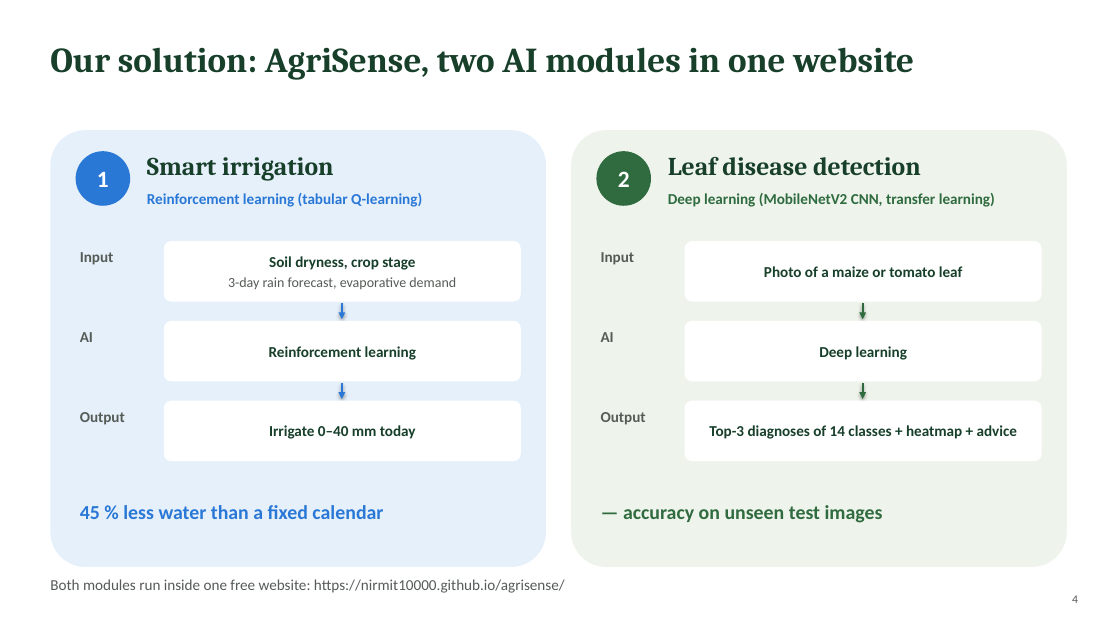
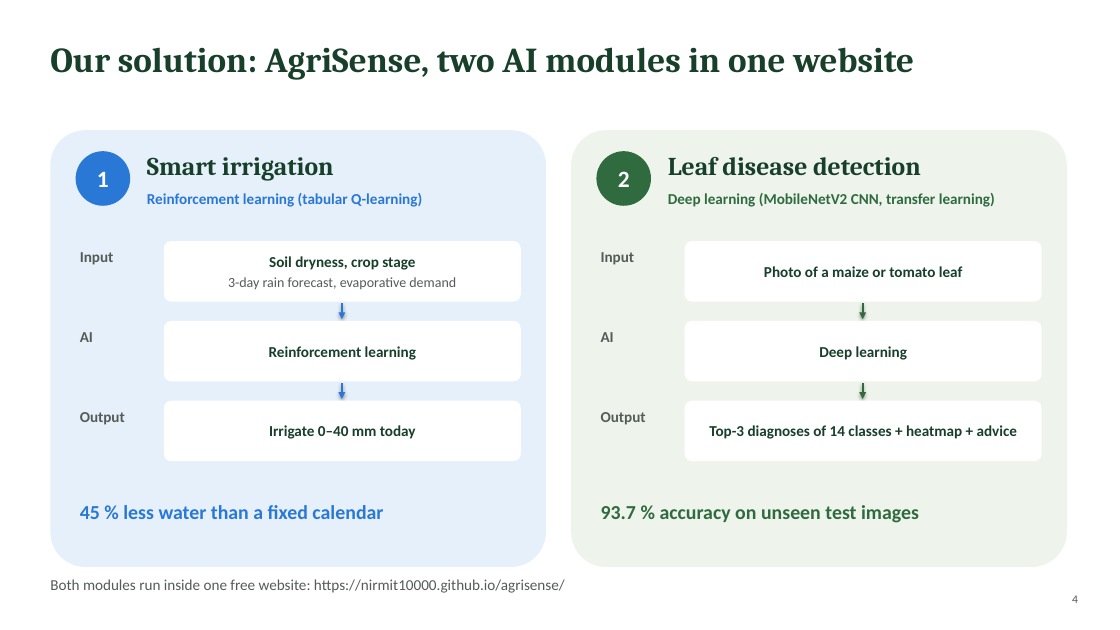
Before and after one commit to nirmit10000/agrisense, a slide deck: slide 4 of docs/AgriSense_Presentation.pptx. Drawn at 1120x630 pixels with LibreOffice and Linux fonts; fonts in the diff are those of the drawing. Boxes give left, top, right and bottom in pixels: in the first picture for what was removed or moved away, otherwise in the second. Text is boxed around its words. In the diff, an @@ line names an element or a change of style, - is before the commit and + after.

```diff
--- a/docs/AgriSense_Presentation.pptx
+++ b/docs/AgriSense_Presentation.pptx
@@ text at (601,505,919,523): text changed @@
-— accuracy on unseen test images
+93.7 % accuracy on unseen test images
```
Also in this commit, not shown: 9 other slides changed, 46 other files.
